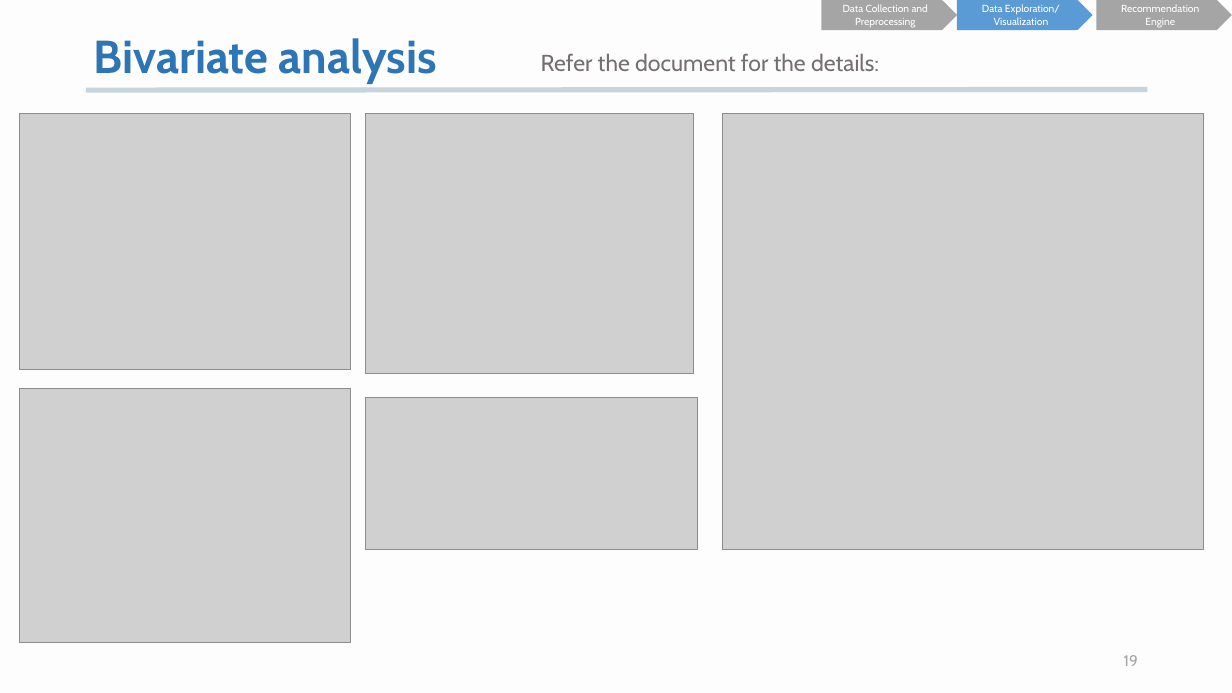
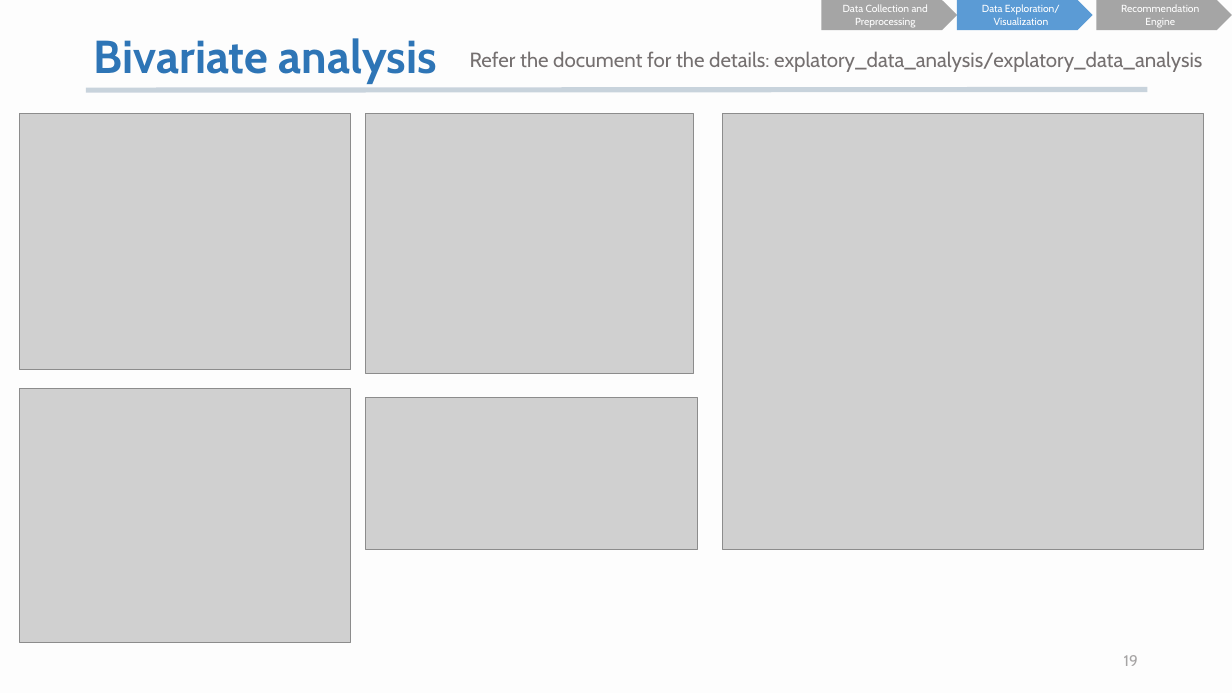
Before and after one commit to K-AlfredIwasaki/job_hunting_made_easy, a slide deck: slide 19 of startup_db_recommendation.pptx. Drawn at 1232x693 pixels with LibreOffice and Linux fonts; fonts in the diff are those of the drawing; grey boxes stand for pictures. Boxes give left, top, right and bottom in pixels: in the first picture for what was removed or moved away, otherwise in the second. Text is boxed around its words. In the diff, an @@ line names an element or a change of style, - is before the commit and + after.

```diff
--- a/startup_db_recommendation.pptx
+++ b/startup_db_recommendation.pptx
@@ text at <box>470,51,1202,72</box>: text changed; size 18 to 16 pt @@
-Refer the document for the details:
+Refer the document for the details: explatory_data_analysis/explatory_data_analysis
```
Also in this commit, not shown: 8 other slides changed, 2 slides removed, 4 other files.
